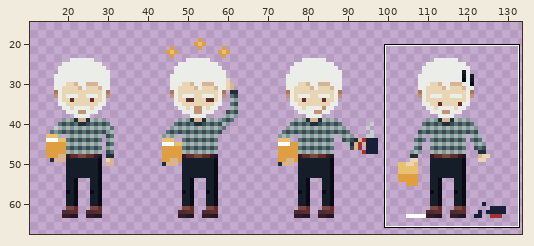
A pixel-art file gets an edit: src/graphics/professor/professor.aseprite. The picture above shows the old version from afar; the outline marks the close-up.
Close-up. First the earlier version:
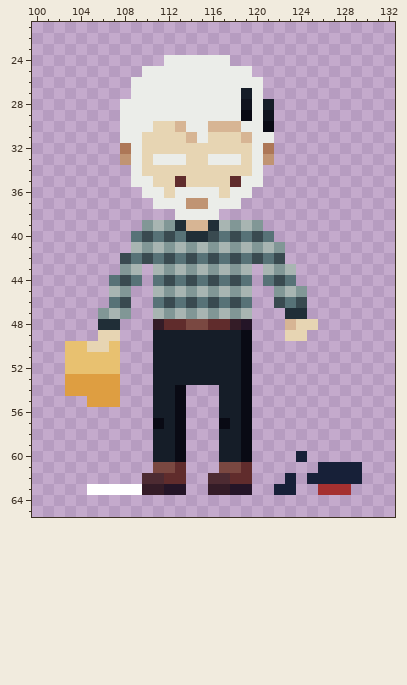
144x80 pixels, 1 frame. Shown: x 100..132, y 21..65. The wide view leaves out empty margins.
Now the later version:
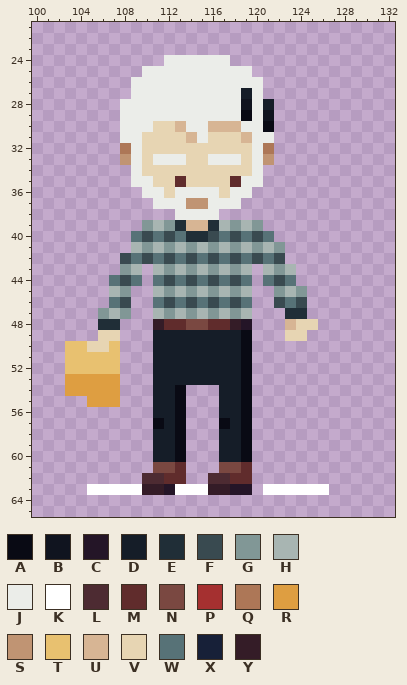
Palette (. is transparent): A #090a14  B #10141f  C #241527  D #151d28  E #202e37  F #394a50  G #819796  H #a8b5b2  J #ebede9  K #ffffff  L #4d2b32  M #602c2c  N #7a4841  P #a53030  Q #ad7757  R #de9e41  S #c09473  T #e8c170  U #d7b594  V #e7d5b3  W #577277  X #172038  Y #341c27
Changes in this commit:
--- layer "lose/Arms"
@@ x 111..131 @@
 59 DDA...DDA............
-60 DDA...DDA....X.......
-61 NNM...NNM......XXXX..
-62 LMM..LLMM...X.XXXXX..
-63 YCC..YYCC..XX..PPP...
+60 DDA...DDA............
+61 NNM...NNM............
+62 LMM..LLMM............
+63 YCKKKYYCC.KKKKKK.....
 64 .....................
Pixel boxes of the changes (left, top, right, bottom) in both close-ups:
changed: (263, 451, 362, 495)
changed: (175, 484, 208, 495)
